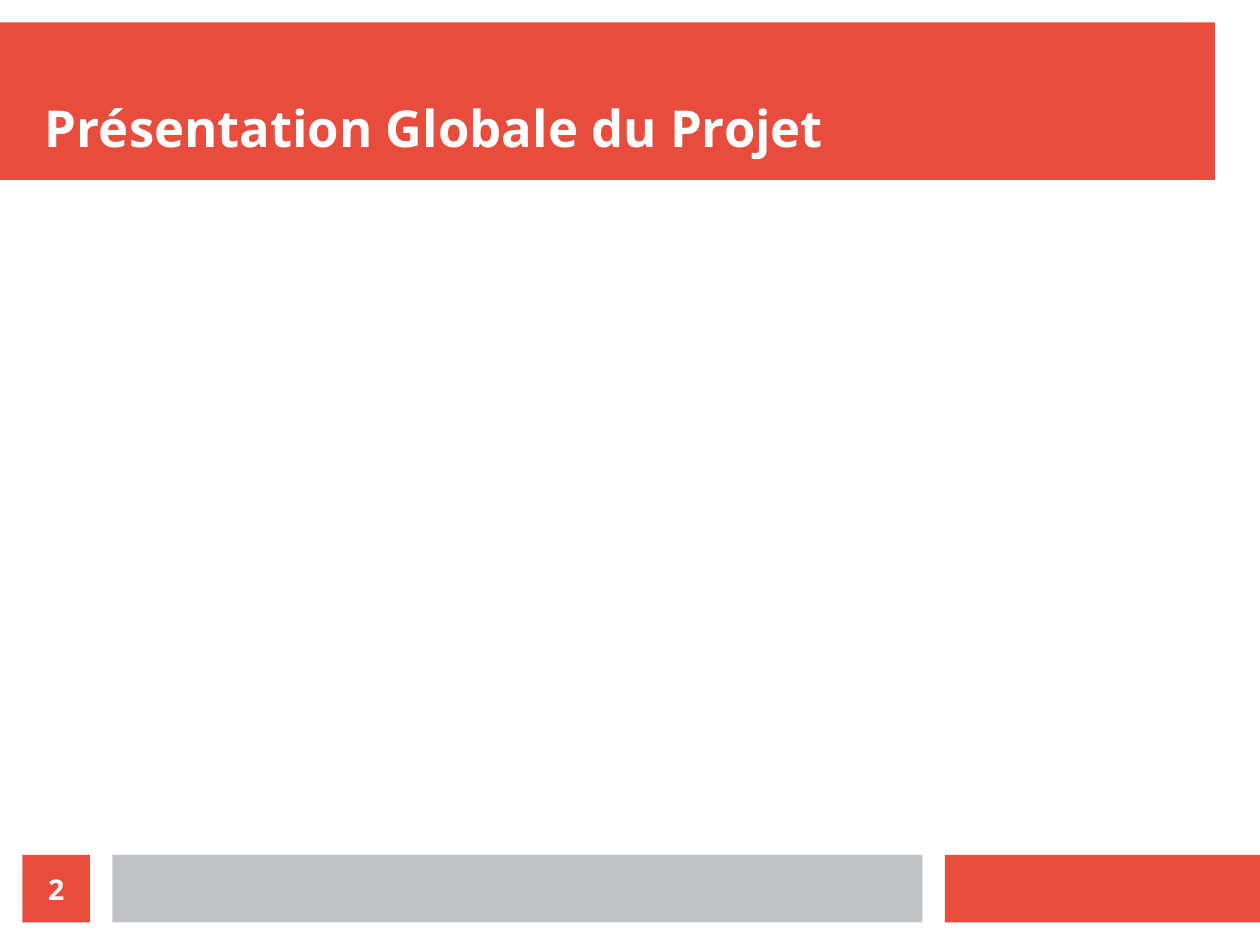
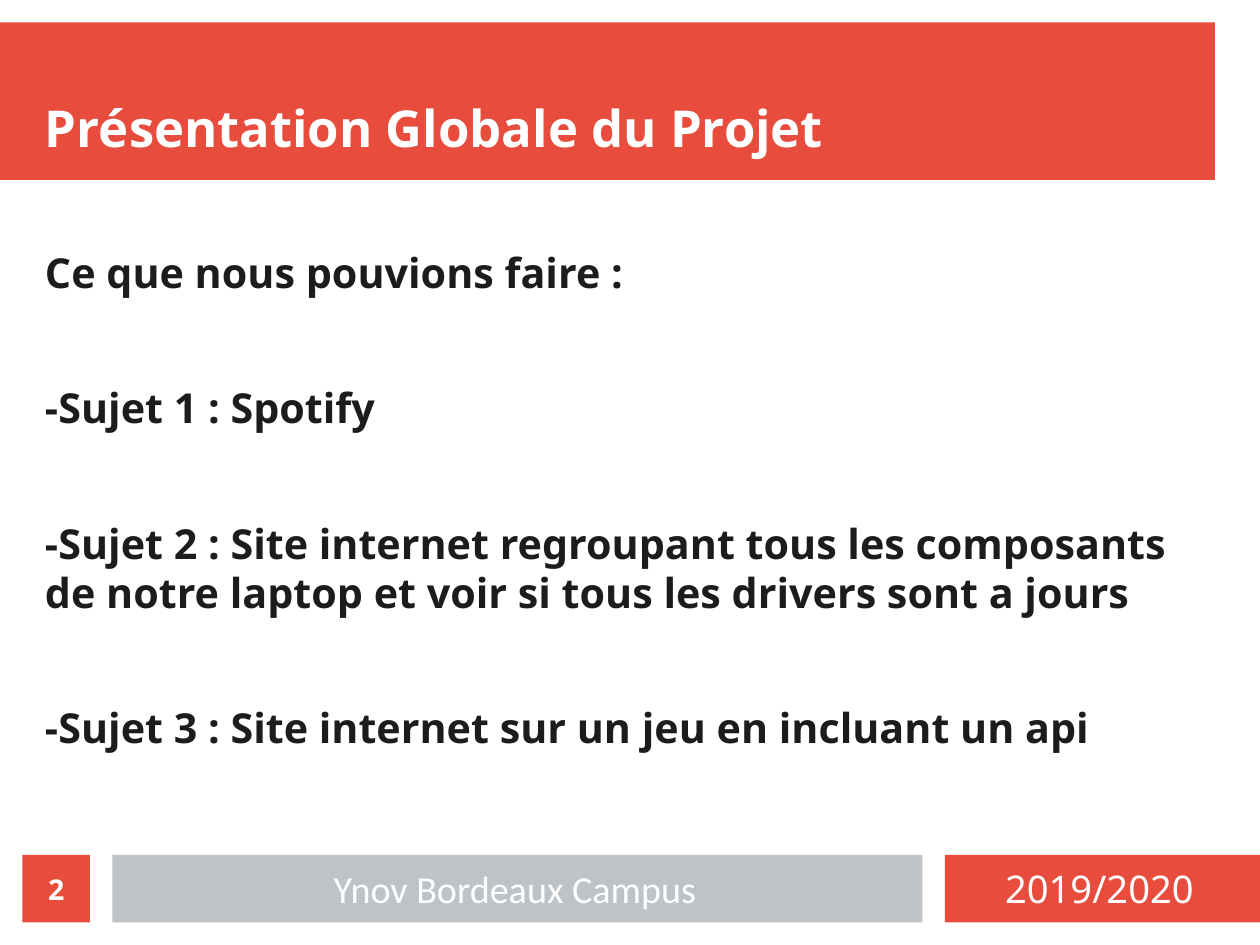
Before and after one commit to exender/Projet-dev, a slide deck: slide 2 of presentation.odp. Drawn at 1260x945 pixels with LibreOffice and Linux fonts; fonts in the diff are those of the drawing. Boxes give left, top, right and bottom in pixels: in the first picture for what was removed or moved away, otherwise in the second. Text is boxed around its words. In the diff, an @@ line names an element or a change of style, - is before the commit and + after.

```diff
--- a/presentation.odp
+++ b/presentation.odp
@@ text added at (45, 256, 1166, 753), 26 pt, text #1C1C1C, bold @@
+Ce que nous pouvions faire :
+-Sujet 1 : Spotify
+-Sujet 2 : Site internet regroupant tous les composants de notre laptop et voir si tous les drivers sont a jours
+-Sujet 3 : Site internet sur un jeu en incluant un api
@@ rectangle removed at (112, 855, 923, 923) @@
@@ freeform shape added at (112, 855, 923, 923), fill #BDC3C7 @@
@@ rectangle removed at (946, 855, 1260, 923) @@
@@ freeform shape added at (946, 855, 1260, 923), fill #E74C3C @@
@@ text added at (334, 877, 696, 909), 24 pt, text #FFFFFF @@
+Ynov Bordeaux Campus
@@ text added at (1005, 875, 1194, 904), 24 pt, text #FFFFFF @@
+2019/2020
```
Also in this commit, not shown: 1 other slide changed, 3 slides added, 1 slide removed.
